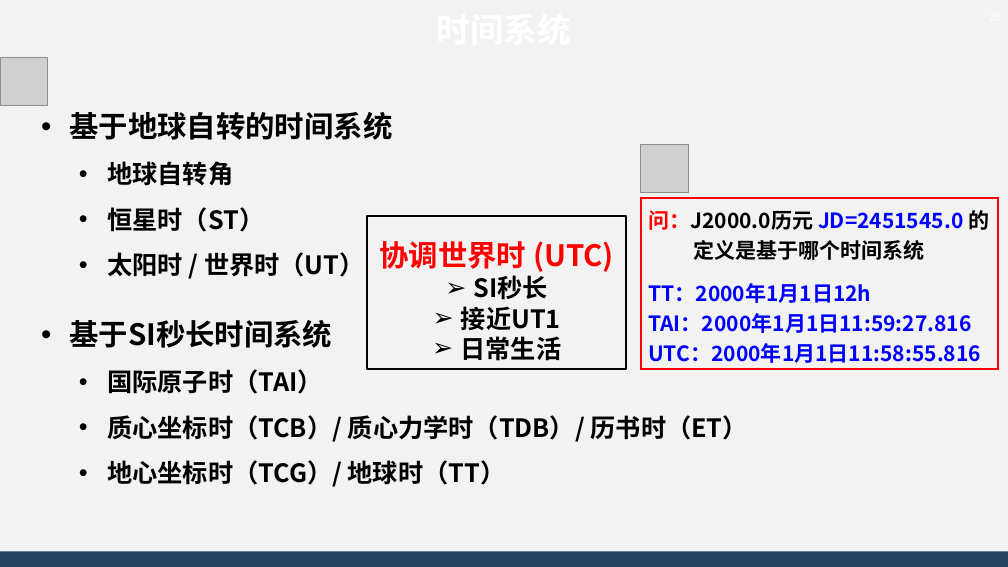
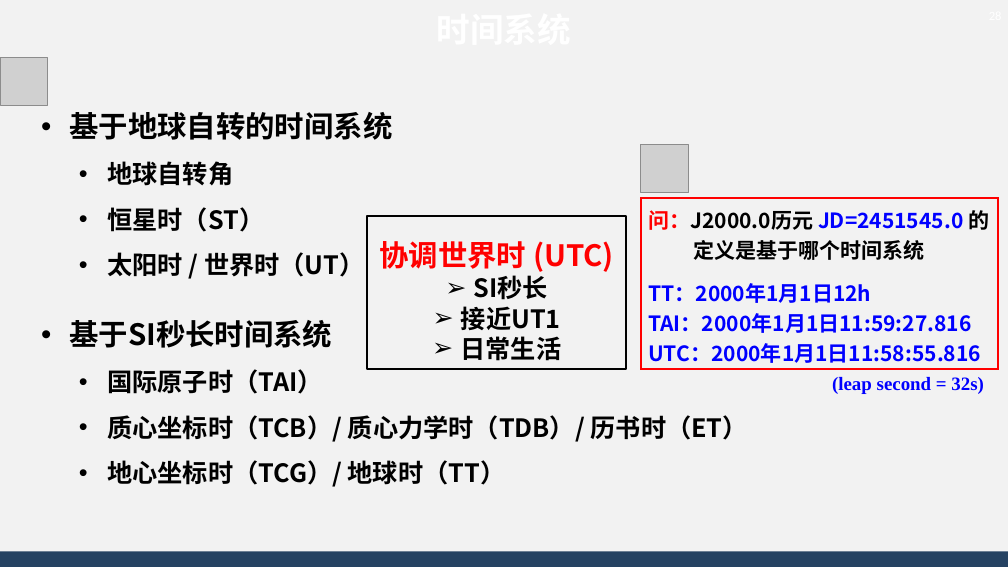
Before and after one commit to AsBackup/DAOSSA, a slide deck: slide 28 of 01 天球概念与时间系统.pptx. Drawn at 1008x567 pixels with LibreOffice and Linux fonts; fonts in the diff are those of the drawing; grey boxes stand for pictures; background and template pictures are left out. Boxes give left, top, right and bottom in pixels: in the first picture for what was removed or moved away, otherwise in the second. Text is boxed around its words. In the diff, an @@ line names an element or a change of style, - is before the commit and + after.

Commit message:
updated

```diff
--- a/01 天球概念与时间系统.pptx
+++ b/01 天球概念与时间系统.pptx
@@ text added at <box>832,377,984,394</box>, 18 pt, text #0000FF, bold @@
+(leap second = 32s)
```
Also in this commit, not shown: 2 other slides changed.
